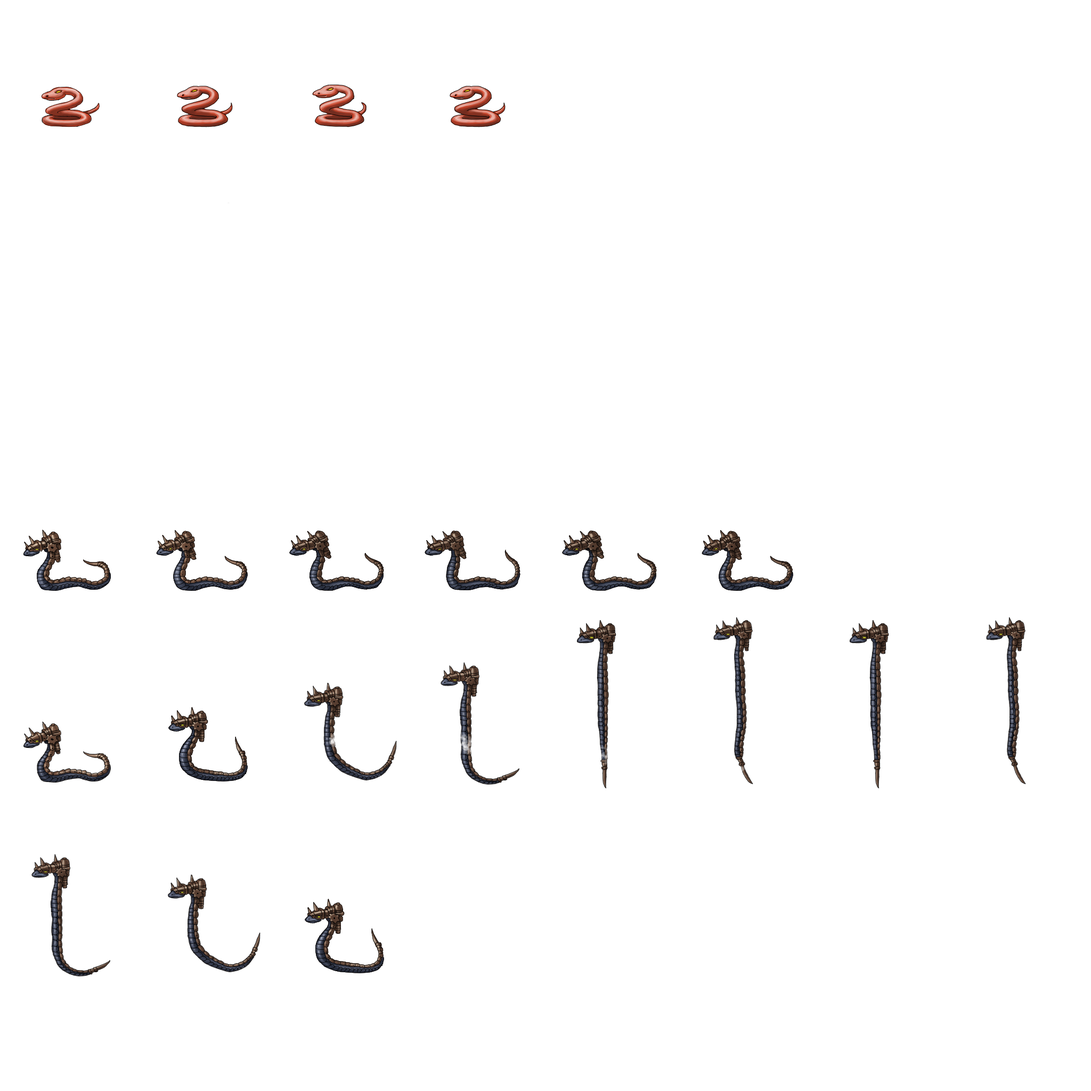
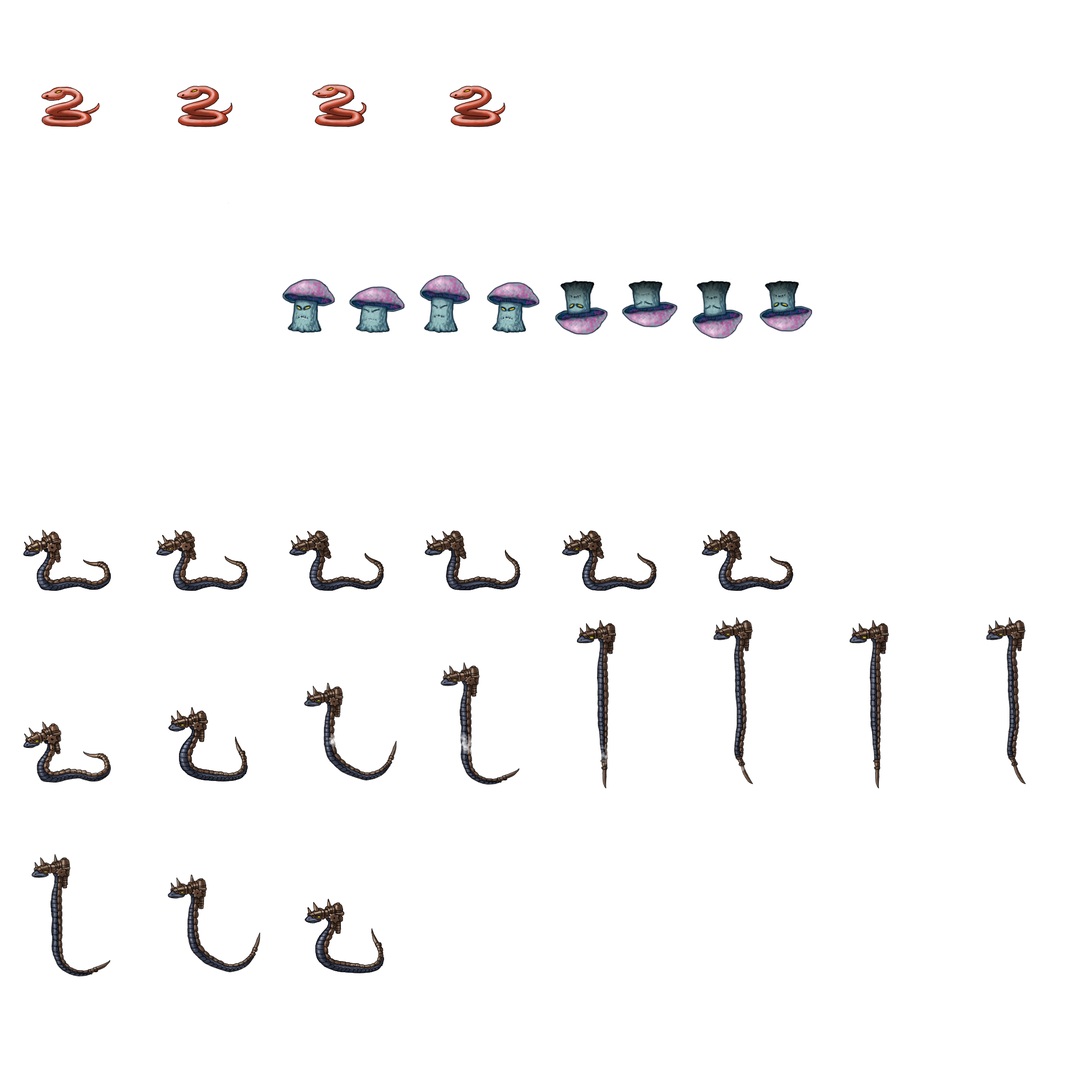
Layer changes from the first 1091px x 1091px image to the second:
added layer "Mushroom Ground" above "Mushroom Ceiling" over [281, 275, 540, 336]
added layer "Mushroom Ceiling" above "Snake Horned" over [554, 278, 813, 339]
